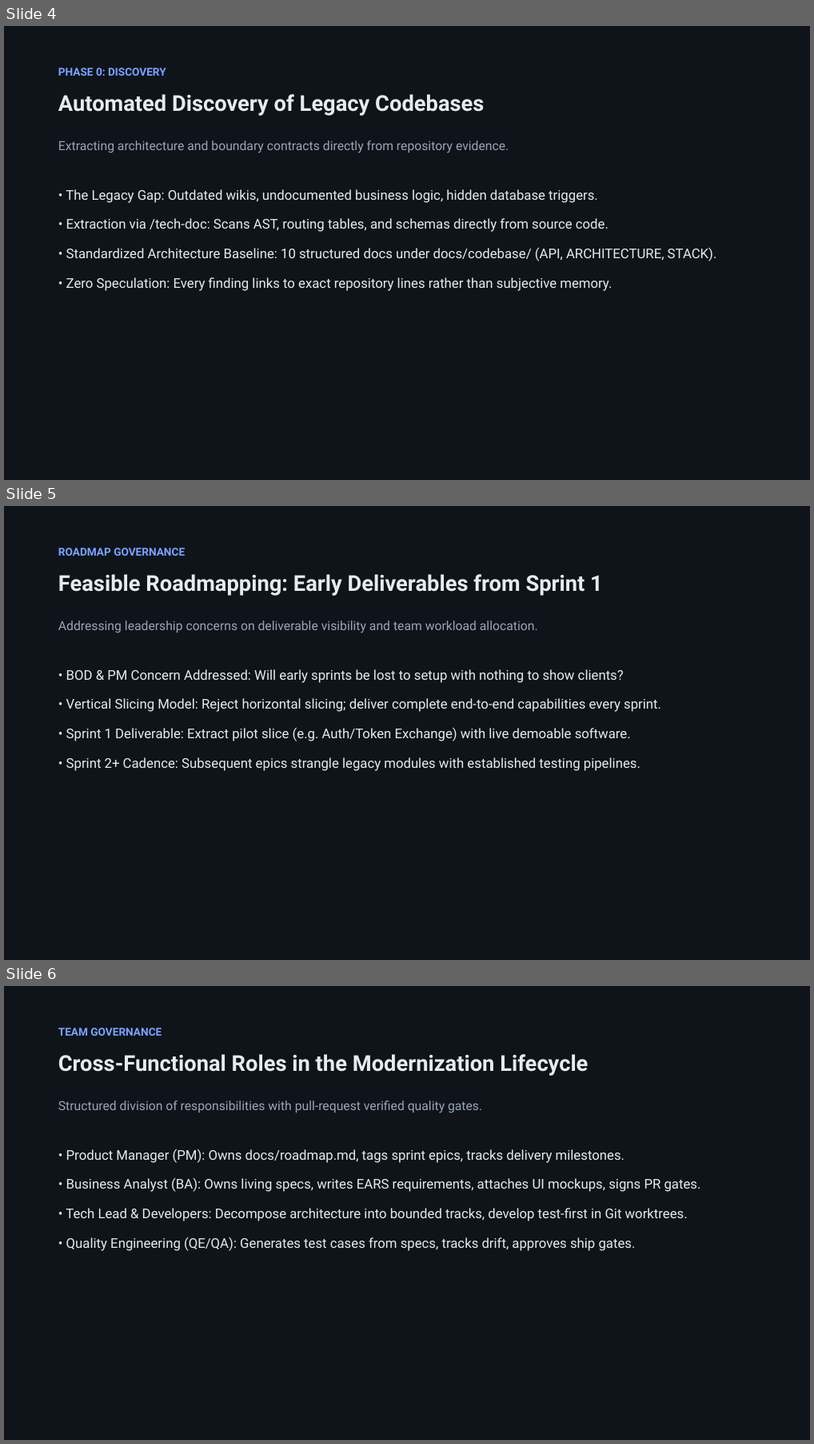
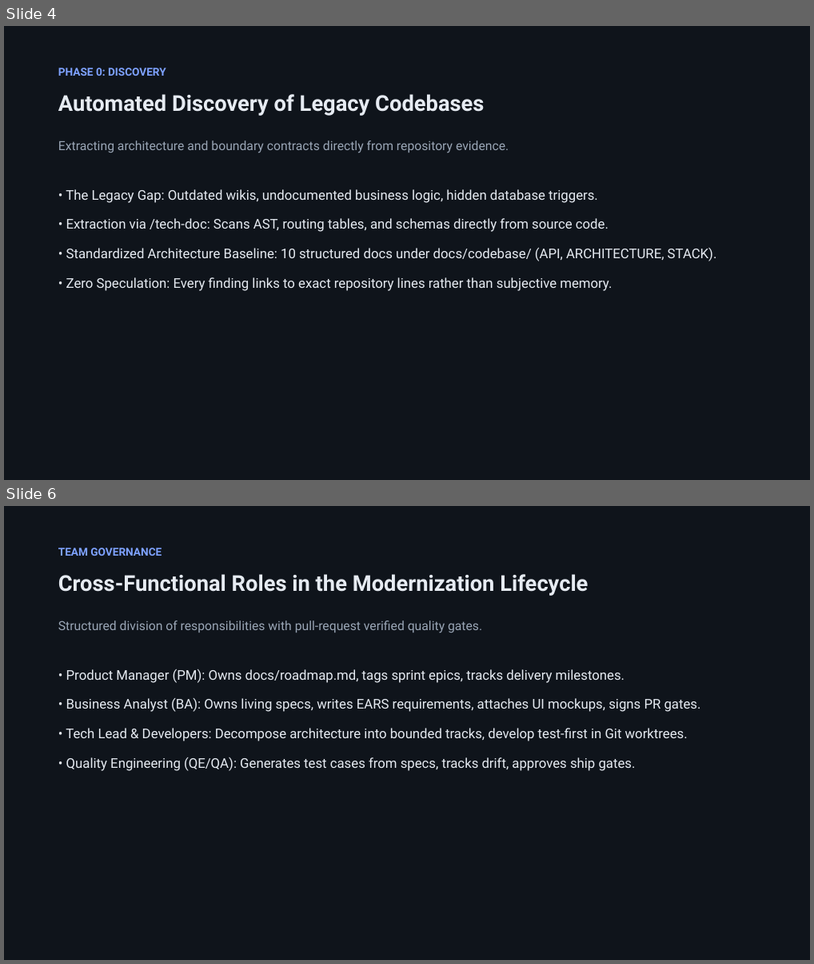
Before and after one commit to giangdhwhtbr/gin-workflow, a slide deck: docs/presentations/brownfield-modernization.pptx. Shown one above the other, each under a label of ours: slides 4, 5 and 6 before the commit, slides 4 and 6 after it; the slides between them are not shown. The pictures are 814x1444 and 814x964 pixels, drawn with LibreOffice and Linux fonts; fonts in the diff are those of the drawing. Boxes give left, top, right and bottom in pixels: in the first picture for what was removed or moved away, otherwise in the second. Text is boxed around its words. In the diff, an @@ line names an element or a change of style, - is before the commit and + after.

Commit message:
docs: update slide 5 with dependency-driven selection and parallel early sprints

```diff
--- a/docs/presentations/brownfield-modernization.pptx
+++ b/docs/presentations/brownfield-modernization.pptx
@@ slide 5 removed at (4, 506, 810, 960), background #FFFFFF @@
@@ rectangle removed at (4, 506, 810, 960) @@
@@ text removed at (58, 548, 185, 556) @@
-ROADMAP GOVERNANCE
@@ text removed at (58, 574, 603, 596) @@
-Feasible Roadmapping: Early Deliverables from Sprint 1
@@ text removed at (58, 620, 538, 633) @@
-Addressing leadership concerns on deliverable visibility and team workload allocation.
@@ text removed at (66, 669, 662, 771) @@
-• BOD & PM Concern Addressed: Will early sprints be lost to setup with nothing to show clients?
-• Vertical Slicing Model: Reject horizontal slicing; deliver complete end-to-end capabilities every sprint.
-• Sprint 1 Deliverable: Extract pilot slice (e.g. Auth/Token Exchange) with live demoable software.
-• Sprint 2+ Cadence: Subsequent epics strangle legacy modules with established testing pipelines.
```
Also in this commit, not shown: 1 slide changed, 1 slide added, 1 other file.
